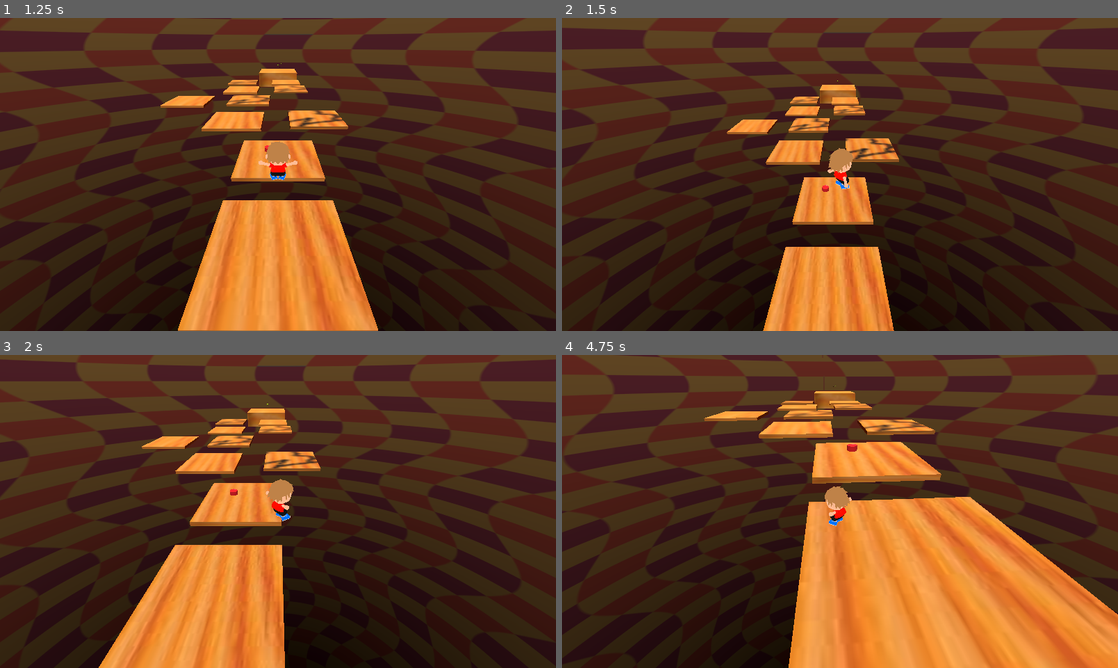
Above: before the commit, frames 1-4 (two rows, left to right).
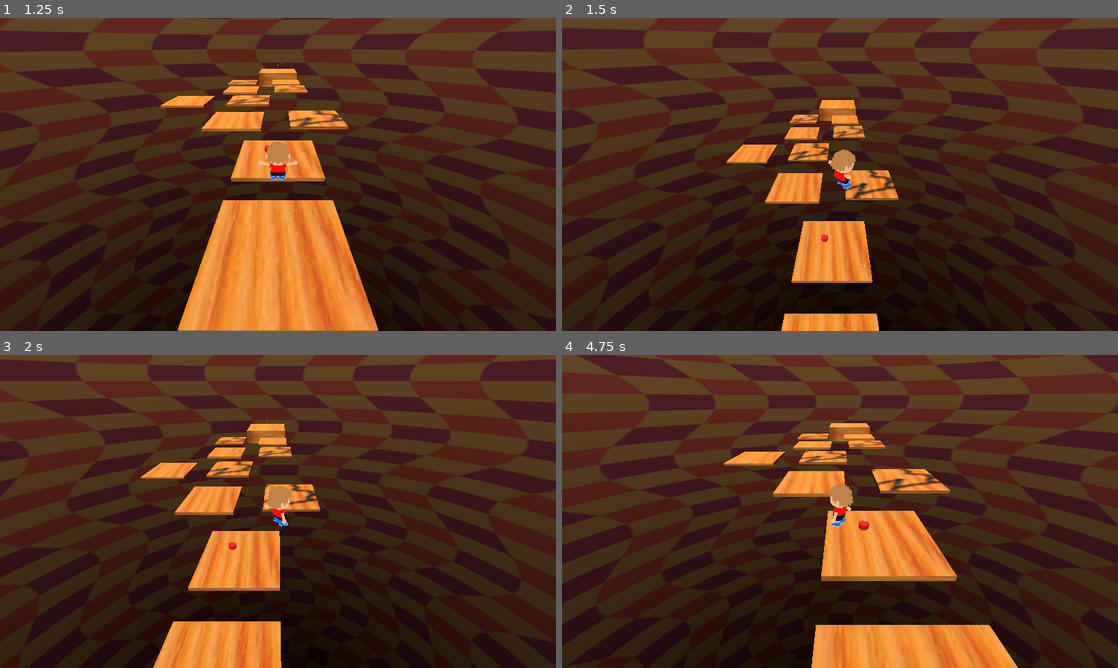
Above: after the commit, the same moments.

Repository: spoiboi/bottomlessPitInc2
Game: Godot game, scene res://Scenes/title_screen.tscn
Same seed, same stepped clock (60 frames per second), same inputs: the game is played once before the commit and once after it.
Inputs:
- Up to frame 1 (1.25 s): click "Level 1" at 0.5 s
- Up to frame 2 (1.5 s): hold D (right) from 1.28 s (still down); tap K (kys) at 1.35 s
- Up to frame 3 (2 s): keep holding D (right); tap Space (jump) at 1.52, 1.55, 1.82 s
- Up to frame 4 (4.75 s): release D (right) at 2.03 s; hold S (back) 2.03-2.78 s; tap Space (jump) at 2.1, 2.27, 2.57, 3.05, 3.77, 4.07, 4.52, 4.55 s; tap K (kys) at 2.3, 3.8 s; hold D (right) 2.78-3.53 s; tap Up (camera_down) at 2.85 s; hold W (forward) 3.53-4.28 s; tap Left (camera_left) at 3.6 s; hold A (left) from 4.28 s (still down); tap Right (camera_right) at 4.35 s

Frame 1 is identical in both runs. In frame 2, 11% of the frame differs, in the area x 29-61%, y 20-100%; in frame 3, 14%; in frame 4, 51%, in the area x 0-100%, y 0-100%.

Commit message:
work on respawn

Diff:
--- a/Scenes/crumbling_platform.tscn
+++ b/Scenes/crumbling_platform.tscn
@@ -15,6 +15,7 @@
 [sub_resource type="StandardMaterial3D" id="StandardMaterial3D_5fbr4"]
 
 [sub_resource type="BoxShape3D" id="BoxShape3D_oyt8r"]
+size = Vector3(1, 0.153809, 1)
 
 [sub_resource type="ParticleProcessMaterial" id="ParticleProcessMaterial_hcrc8"]
 direction = Vector3(1, 1, 1)
@@ -53,7 +54,7 @@
 transform = Transform3D(1, 0, 0, 0, 1, 0, 0, 0, 1, 0, 0.748898, 0)
 
 [node name="CollisionShape3D" type="CollisionShape3D" parent="Area3D"]
-transform = Transform3D(1, 0, 0, 0, 1, 0, 0, 0, 1, 0, 0.110378, 0)
+transform = Transform3D(1, 0, 0, 0, 1, 0, 0, 0, 1, 0, -0.36453, 0)
 shape = SubResource("BoxShape3D_oyt8r")
 
 [node name="Timer" type="Timer" parent="."]
--- a/Scenes/spiky_cylinder.tscn
+++ b/Scenes/spiky_cylinder.tscn
@@ -1,8 +1,9 @@
 [gd_scene load_steps=11 format=3 uid="uid://ds6snrftu1ftl"]
 
 [ext_resource type="Script" path="res://Scripts/spiky_cylinder.gd" id="1_t1kct"]
-[ext_resource type="Script" path="res://Scenes/respawn_stub.gd" id="2_nevic"]
+[ext_resource type="Script" path="res://Scripts/respawn_stub.gd" id="2_nevic"]
 [ext_resource type="Texture2D" uid="uid://bnd0dopxxt46f" path="res://Assets/metal.jpg" id="2_vcxjn"]
+
 
 [sub_resource type="StandardMaterial3D" id="StandardMaterial3D_w5nkw"]
 albedo_texture = ExtResource("2_vcxjn")
--- a/Scripts/crumbling_platform.gd
+++ b/Scripts/crumbling_platform.gd
@@ -21,3 +21,6 @@
 
 func _on_timer_timeout():
 	queue_free()
+
+func respawn():
+	pass
--- a/Scripts/player.gd
+++ b/Scripts/player.gd
@@ -7,11 +7,14 @@
 var first_time = true
 var jumping = true
 
+var spawn_pos
 @export var SPEED = 7.5
 @export var JUMP_VELOCITY = 7.5
 
 # Get the gravity from the project settings to be synced with RigidBody nodes.
 var gravity = ProjectSettings.get_setting("physics/3d/default_gravity") * 3
+func _init():
+	spawn_pos = position
 
 func _physics_process(delta):
 
@@ -31,9 +34,6 @@
 	# Handle jump.
 	if Input.is_action_just_pressed("jump") and is_on_floor():
 		velocity.y = JUMP_VELOCITY
-		$jump.play()
-		$character/AnimationPlayer.stop()
-		$character/AnimationPlayer.play("Jump")
 		jumping = true
 
 	# Get the input direction and handle the movement/deceleration.
@@ -41,8 +41,6 @@
 	var input_dir = Input.get_vector("left", "right", "forward", "back").normalized()
 	rotate_model(input_dir)
 
-	#$CharacterModel.rotation.z = input_dir.y
-	#print($CharacterModel.rotation.y)
 	var direction = (transform.basis * Vector3(input_dir.x, 0, input_dir.y)).normalized()
 	direction = direction.rotated(Vector3.UP, -camera.theta + PI * 0.5)
 	if direction:
@@ -64,7 +62,9 @@
 
 func respawn():
 	velocity.y = 0
-	get_tree().reload_current_scene()
+	position = spawn_pos
+	position.y += 20
+	#get_tree().reload_current_scene()
 
 func animate_model(input_dir):
 	if is_on_floor():
--- a/what.tscn
+++ /dev/null
@@ -1,4 +0,0 @@
-[gd_scene format=3 uid="uid://cesyr2dhbieru"]
-
-[node name="Node3D" type="Node3D"]
-transform = Transform3D(1, 0, 0, 0, 1, 0, 0, 0, 1, 15.0634, 0, 0)
Renamed: Scenes/respawn_stub.gd -> Scripts/respawn_stub.gd
